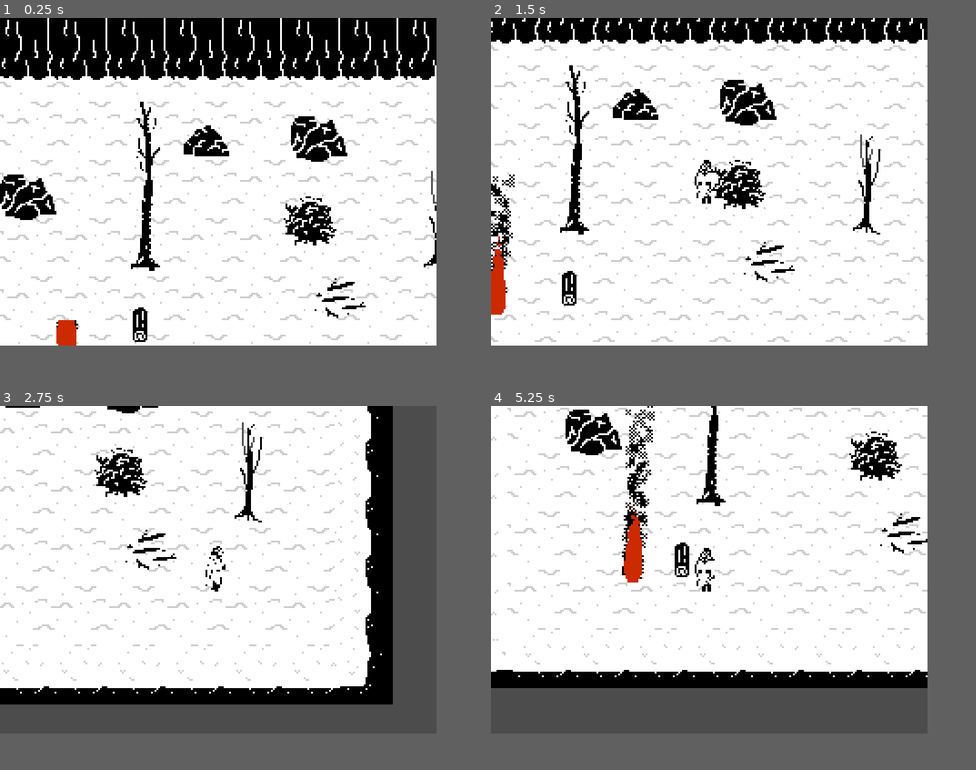
Above: before the commit, frames 1-4 (two rows, left to right).
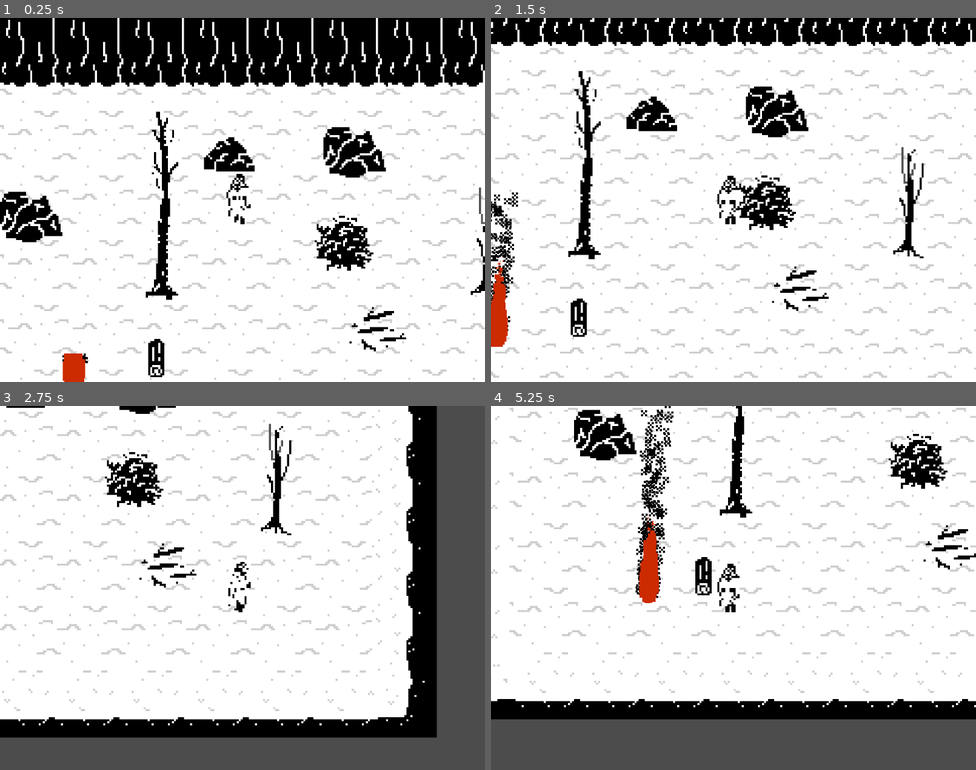
Above: after the commit, the same moments.

Repository: dedekm/dram-fireth
Game: Godot game, scene res://src/levels/Level.tscn
Same seed, same stepped clock (60 frames per second), same inputs: the game is played once before the commit and once after it.
Inputs (mouse positions are in pixels of both pictures, inside the frame that each line leads up to):
- Up to frame 1 (0.25 s): no input
- Up to frame 2 (1.5 s): move the mouse to (806, 163) at 0.52 s; hold Right (right) 0.53-1.28 s; hold E (pick_up) 0.53-1.28 s; move the mouse to (621, 200) at 1.27 s; hold Down (down) from 1.28 s (still down); right-click (621, 200) at 1.35 s
- Up to frame 3 (2.75 s): move the mouse to (261, 497) at 2.02 s; release Down (down) at 2.03 s; press the mouse at (261, 497) at 2.03 s; hold Right (right) from 2.03 s (still down)
- Up to frame 4 (5.25 s): move the mouse to (685, 635) at 2.77 s; release Right (right) at 2.78 s; release the mouse at (685, 635) at 2.78 s; hold Up (up) 2.78-3.53 s; tap E (pick_up) at 2.85 s; tap Enter at 3.5 s; move the mouse to (840, 617) at 3.52 s; hold Right mouse button (throw) 3.53-4.28 s; hold Left (left) 3.53-5.03 s; move the mouse to (578, 522) at 4.27 s; click (578, 522) at 4.35 s; move the mouse to (733, 569) at 5.02 s; hold Down (down) from 5.03 s (still down); hold E (pick_up) from 5.03 s (still down)
In our replay, the window is 720x540 before the commit and 800x600 after it. These sizes can differ from the game's own. Grey fills any space a smaller window leaves; there, only what the larger window draws over its background counts as a difference.

The runs differ from the first frame. In frame 1, 23% of the frame differs, in the area x 0-100%, y 0-100%; in frame 2, 20%; in frame 3, 32%; in frame 4, 34%, in the area x 0-100%, y 0-87%.

Commit message:
fix warnings

Diff:
--- a/project.godot
+++ b/project.godot
@@ -40,7 +40,7 @@
 
 window/size/width=240
 window/size/height=180
-window/stretch/mode="viewport"
+window/stretch/mode="2d"
 window/stretch/aspect="keep_width"
 
 [importer_defaults]
--- a/src/actors/Player.tscn
+++ b/src/actors/Player.tscn
@@ -101,7 +101,7 @@
 
 [node name="AnimatedSprite" type="AnimatedSprite" parent="."]
 frames = SubResource( 1 )
-animation = "chop_front"
+animation = "down"
 
 [node name="CollisionShape2D" type="CollisionShape2D" parent="."]
 position = Vector2( 0, 1 )
--- a/src/objects/Fire.gd
+++ b/src/objects/Fire.gd
@@ -2,7 +2,7 @@
 
 export (int) var power = 1
 
-func _process(delta: float) -> void:
+func _process(_delta: float) -> void:
 	if power <= 0:
 		# TODO
 		print_debug('GAME OVER')
Not shown: 1 places in src/actors/Player.tscn that only renumber resources
